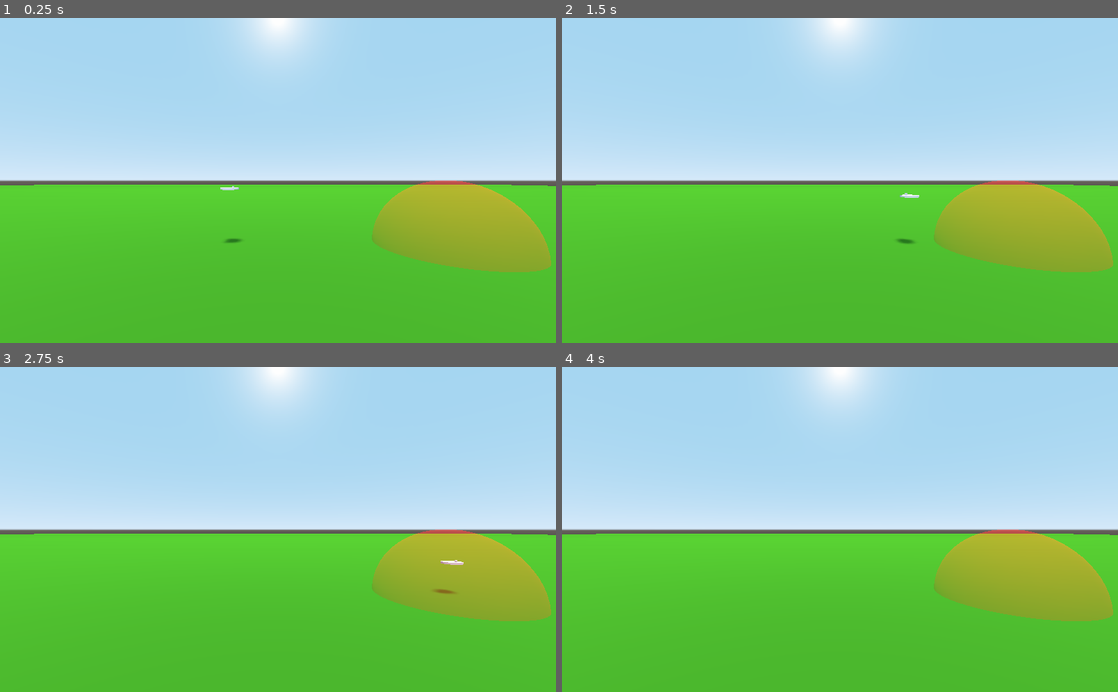
Above: before the commit, frames 1-4 (two rows, left to right).
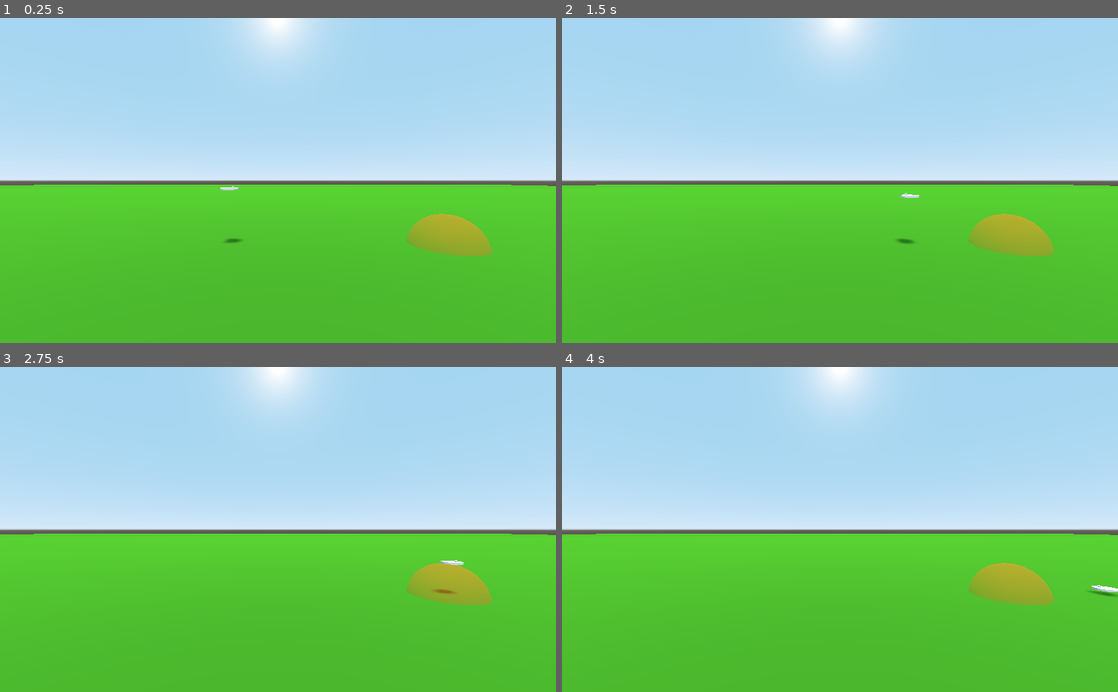
Above: after the commit, the same moments.

Repository: TheZoq2/the-frisbee-in-the-middle
Game: Godot game, scene res://scenes/frisbee_test.tscn
The game is run twice, just before and just after one commit, with the same random seed, the same clock (stepped at 60 frames per second) and the same inputs.
Inputs (mouse positions are in pixels of both pictures, inside the frame that each line leads up to):
- Up to frame 1 (0.25 s): no input
- Up to frame 2 (1.5 s): move the mouse to (962, 164) at 0.52 s; hold D (Move_Right) 0.53-1.28 s; hold Shift (L_Shift) 0.53-1.28 s; tap Space (Jump) at 0.77 s; move the mouse to (728, 196) at 1.27 s; hold S (Move_Backwards) from 1.28 s (still down); tap Mouse wheel down (Scroll_Down) at 1.35 s
- Up to frame 3 (2.75 s): tap Space (Jump) at 1.52 s; move the mouse to (333, 458) at 2.02 s; release S (Move_Backwards) at 2.03 s; hold D (Move_Right) from 2.03 s (still down); hold Mouse wheel up (Scroll_Up) from 2.03 s (still down)
- Up to frame 4 (4 s): move the mouse to (812, 594) at 2.77 s; release D (Move_Right) at 2.78 s; release Mouse wheel up (Scroll_Up) at 2.78 s; hold W (Move_Forward) 2.78-3.53 s; tap Shift (L_Shift) at 2.85 s; tap Space (Jump) at 3.02, 3.77 s; move the mouse to (1006, 578) at 3.52 s; hold A (Move_Left) from 3.53 s (still down); hold Mouse wheel down (Scroll_Down) from 3.53 s (still down)

The runs differ from the first frame. In frame 1, 5.3% of the frame differs, in the area x 66-100%, y 50-79%; in frame 2, 5.3%; in frame 3, 5.2%; in frame 4, 5.3%.

Commit message:
Add catcher area to player

Diff:
--- a/scenes/catcher.tscn
+++ b/scenes/catcher.tscn
@@ -3,7 +3,7 @@
 [ext_resource path="res://scenes/catcher.gd" type="Script" id=1]
 
 [sub_resource type="SphereShape" id=1]
-radius = 2.02987
+radius = 0.992649
 
 [sub_resource type="SphereMesh" id=2]
 
@@ -18,6 +18,5 @@
 shape = SubResource( 1 )
 
 [node name="MeshInstance" type="MeshInstance" parent="."]
-transform = Transform( 2, 0, 0, 0, 2, 0, 0, 0, 2, 0, 0, 0 )
 mesh = SubResource( 2 )
 material/0 = SubResource( 3 )
--- a/scenes/player/Player.tscn
+++ b/scenes/player/Player.tscn
@@ -1,12 +1,13 @@
-[gd_scene load_steps=5 format=2]
+[gd_scene load_steps=6 format=2]
 
 [ext_resource path="res://scenes/player/player.gd" type="Script" id=1]
 [ext_resource path="res://scenes/player/cam_controller.tscn" type="PackedScene" id=2]
+[ext_resource path="res://scenes/catcher.tscn" type="PackedScene" id=3]
 
-[sub_resource type="CapsuleMesh" id=2]
+[sub_resource type="CapsuleMesh" id=1]
 radius = 0.3
 
-[sub_resource type="CapsuleShape" id=1]
+[sub_resource type="CapsuleShape" id=2]
 radius = 0.3
 
 [node name="Player" type="KinematicBody"]
@@ -16,11 +17,13 @@
 
 [node name="MeshInstance" type="MeshInstance" parent="Skin"]
 transform = Transform( 1, 0, 0, 0, -4.37114e-08, 1, 0, -1, -4.37114e-08, 0, 0, 0 )
-mesh = SubResource( 2 )
+mesh = SubResource( 1 )
 material/0 = null
 
 [node name="CollisionShape" type="CollisionShape" parent="."]
 transform = Transform( 1, 0, 0, 0, -4.37114e-08, 1, 0, -1, -4.37114e-08, 0, 0, 0 )
-shape = SubResource( 1 )
+shape = SubResource( 2 )
 
 [node name="CamController" parent="." instance=ExtResource( 2 )]
+
+[node name="Catcher" parent="." instance=ExtResource( 3 )]
